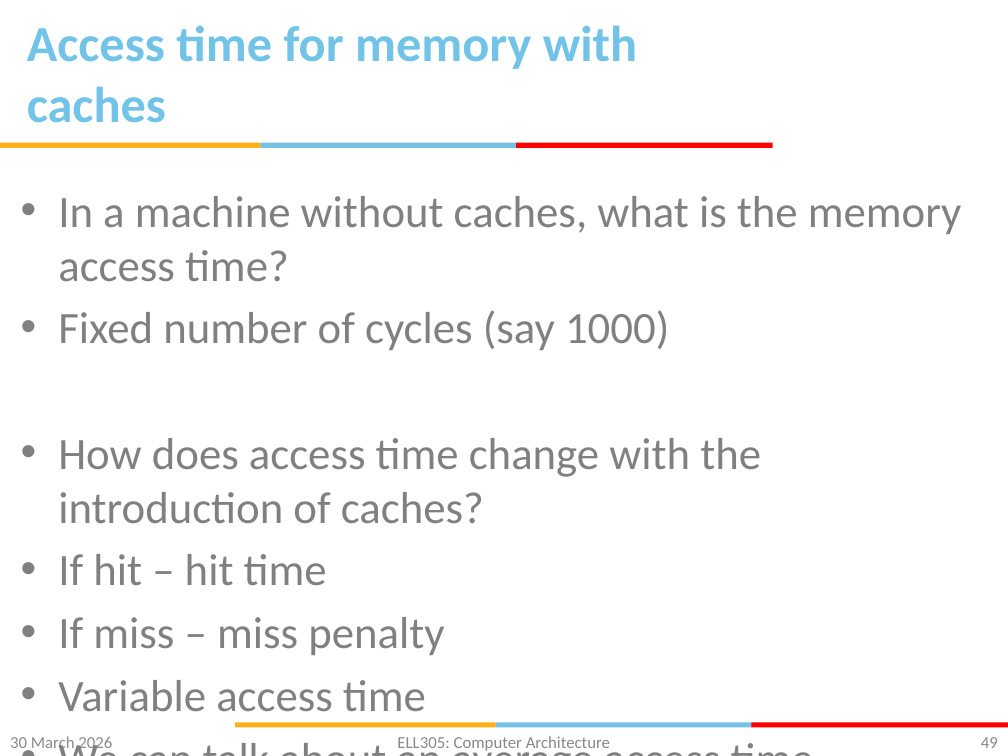
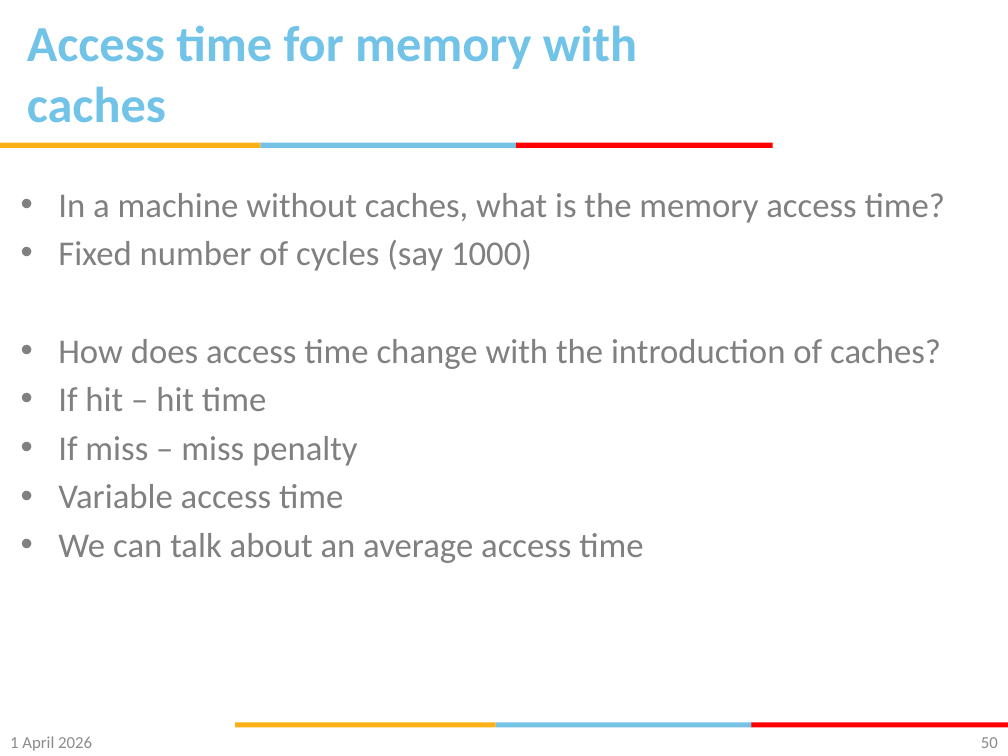
Before and after one commit to gsaurabhr-teaching/csf342-material, a slide deck: slide 50 of Lec-24-29-memory.pptx (slide 49 before the commit). Drawn at 1008x756 pixels with LibreOffice and Linux fonts; fonts in the diff are those of the drawing; background and template pictures are left out. Boxes give left, top, right and bottom in pixels: in the first picture for what was removed or moved away, otherwise in the second. Text is boxed around its words. In the diff, an @@ line names an element or a change of style, - is before the commit and + after.

```diff
--- a/Lec-24-29-memory.pptx
+++ b/Lec-24-29-memory.pptx
@@ text "In a machine without caches, ..." at (x1=58, y1=193, x2=945, y2=563): size 32 to 24.8 pt; less space between paragraphs @@
@@ text at (x1=10, y1=736, x2=92, y2=751): text changed @@
-30 March 2026
+1 April 2026
@@ text removed at (x1=397, y1=736, x2=610, y2=751) @@
-ELL305: Computer Architecture
@@ page number at (x1=981, y1=737, x2=998, y2=748): text changed @@
-49
+50
```
Also in this commit, not shown: 69 other slides changed, 2 slides added, 1 slide removed.
